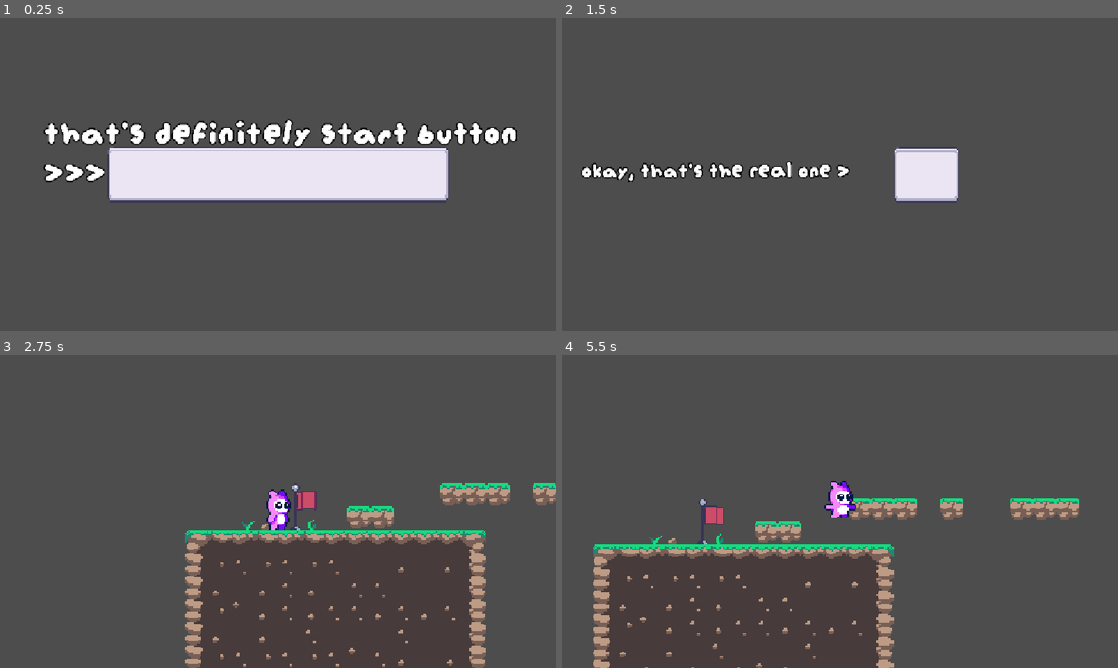
Above: before the commit, frames 1-4 (two rows, left to right).
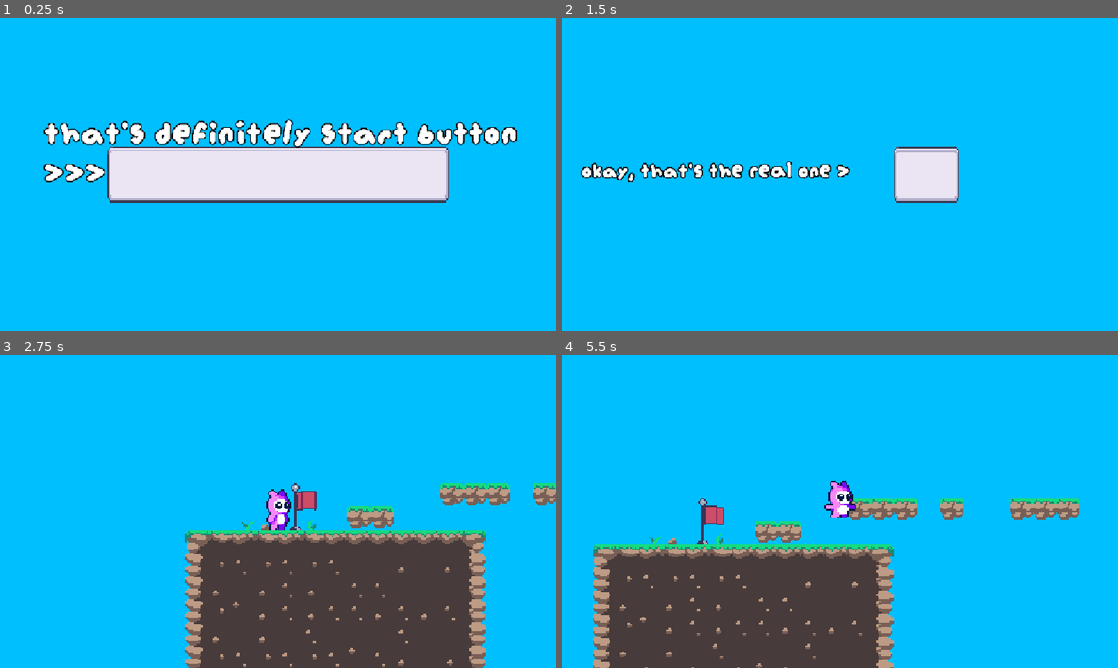
Above: after the commit, the same moments.

Repository: kocio07/Brackeys-game-jam
Game: Godot game, scene res://sceny/menu.tscn
The game is run twice, just before and just after one commit, with the same random seed, the same clock (stepped at 60 frames per second) and the same inputs. Video files are missing from this copy of the repository; at most half a second of black plays in their place.
Inputs (mouse positions are in pixels of both pictures, inside the frame that each line leads up to):
- Up to frame 1 (0.25 s): no input
- Up to frame 2 (1.5 s): click (840, 174) at 0.5 s; hold D (right) from 1.28 s (still down)
- Up to frame 3 (2.75 s): tap Space (jump) at 1.52 s; release D (right) at 2 s; click (366, 511) at 2 s
- Up to frame 4 (5.5 s): hold D (right) 2.78-3.53 s; tap Space (jump) at 3.02, 4.52, 5.27 s; hold A (left) 3.53-4.28 s; hold D (right) from 4.28 s (still down)

The runs differ from the first frame. In frame 1, 85% of the frame differs, in the area x 0-100%, y 0-100%; in frame 2, 97%; in frame 3, 74%; in frame 4, 76%.

Commit message:
Added sky color

Diff:
--- a/nowy-projekt-gry/project.godot
+++ b/nowy-projekt-gry/project.godot
@@ -62,3 +62,4 @@
 rendering_device/driver.windows="d3d12"
 renderer/rendering_method="gl_compatibility"
 renderer/rendering_method.mobile="gl_compatibility"
+environment/defaults/default_clear_color=Color(0, 0.7490196, 1, 1)
